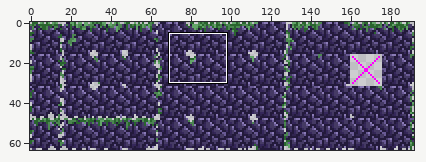
File history of a sprite sheet, screwbox-core/src/main/resources/assets/autotiles/rocks.png. The first picture is a wide view before the edit; the outline marks the close-up.
Close-up. Old version:
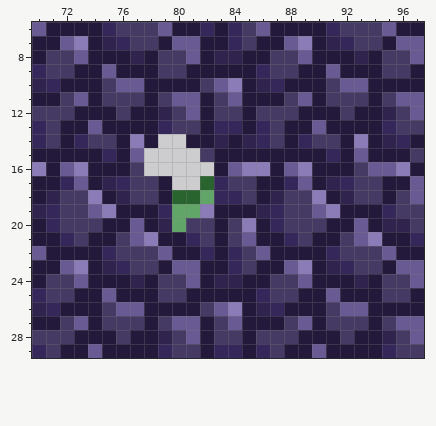
The file is 192x64 pixels. Shown: x 70..97, y 6..29.
After the commit:
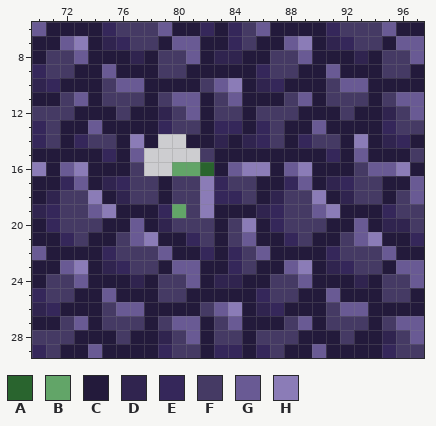
Palette (. is transparent): A #29642e  B #62a568  C #231a3b  D #30244f  E #35275a  F #453a64  G #695a94  H #8b7cb7
From old to new:
The author put colour A in row 16 at x 82.
The author put colour B in row 16 at x 80 to 81.
The author put colour F in row 17 at x 80 to 81.
Colour A becomes colour F in row 18 at x 80 to 81.
Colour B becomes colour F in row 19 at x 81; in row 20 at x 80.
Colour A becomes colour H in row 17 at x 82.
Colour B becomes colour H in row 18 at x 82.
Where, in picture pixels (left, top, right, bottom), the same in both close-ups:
changed: (172, 162, 214, 232)
